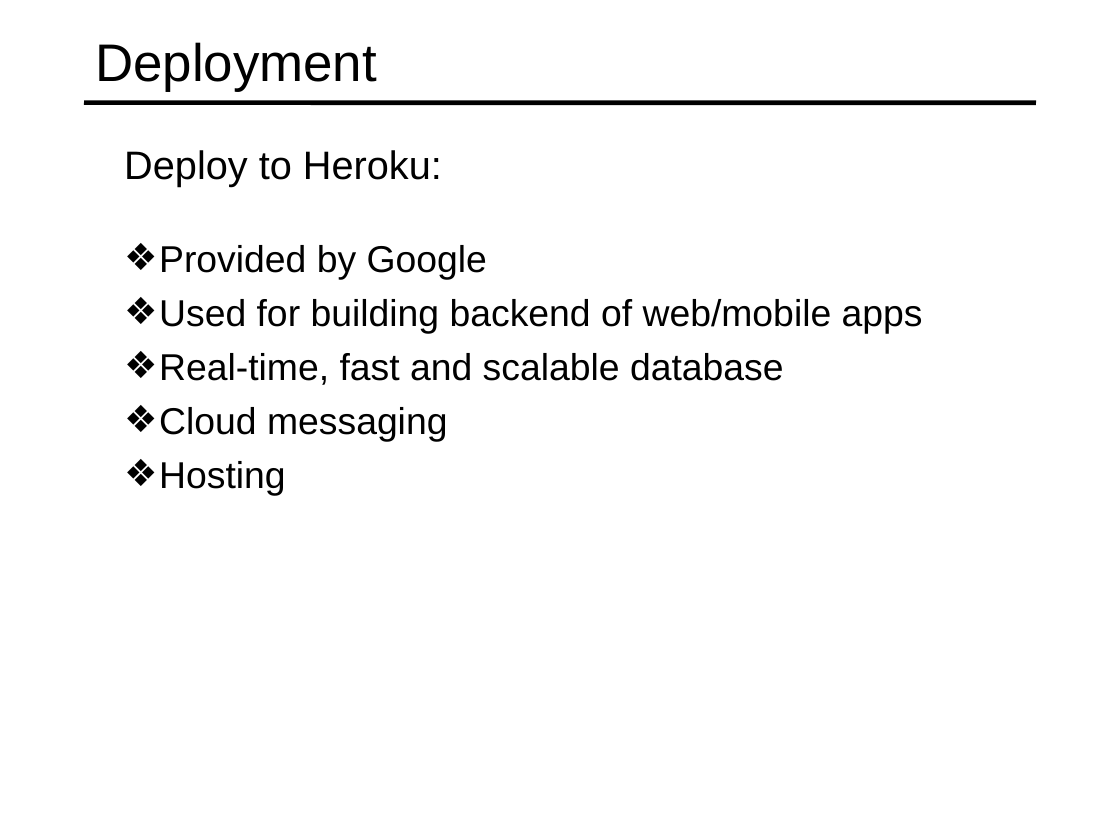
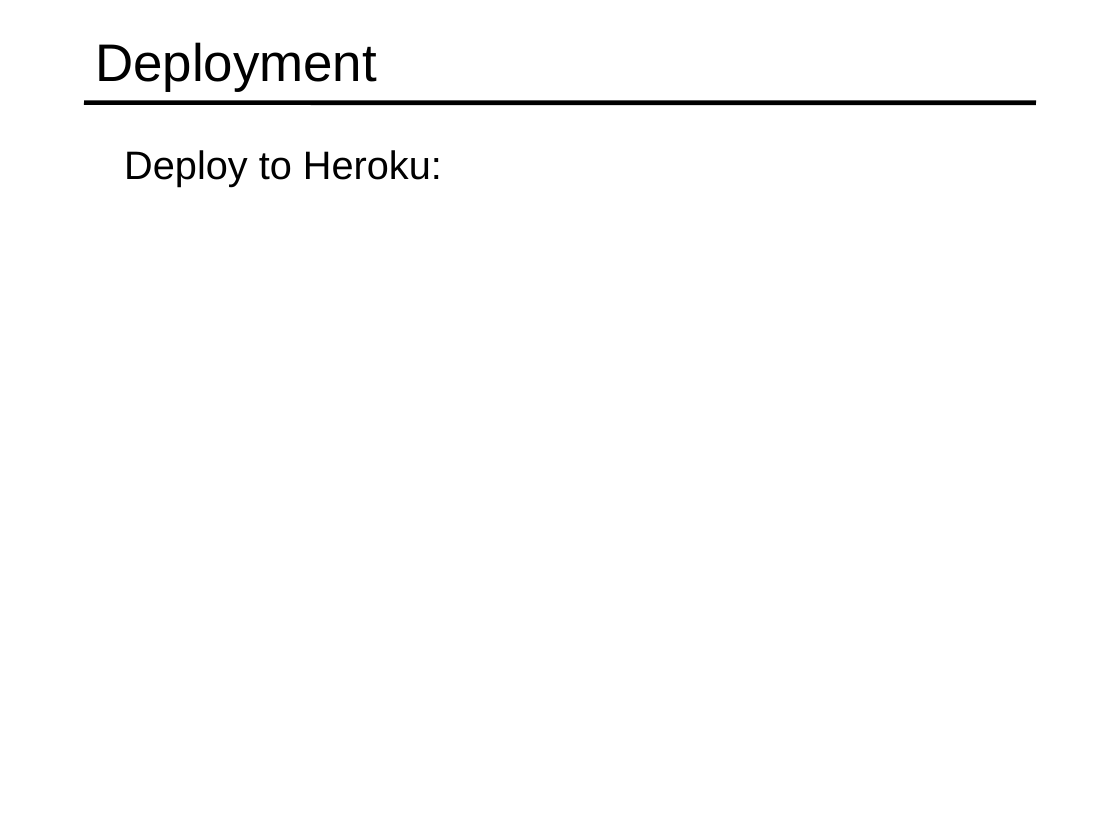
Before and after one commit to specter01wj/Jago_Link_Training, a slide deck: slide 20 of Angular/Angular7/Angular Advanced Course/Essentials/10.Deployment/L10_Deployment.ppt. Drawn at 1120x840 pixels with LibreOffice and Linux fonts; fonts in the diff are those of the drawing. Boxes give left, top, right and bottom in pixels: in the first picture for what was removed or moved away, otherwise in the second. Text is boxed around its words. In the diff, an @@ line names an element or a change of style, - is before the commit and + after.

Commit message:
10/15/2019 v1

```diff
--- a/Angular/Angular7/Angular Advanced Course/Essentials/10.Deployment/L10_Deployment.ppt
+++ b/Angular/Angular7/Angular Advanced Course/Essentials/10.Deployment/L10_Deployment.ppt
@@ text removed at bbox=[159, 245, 923, 496] @@
-  ❖ Provided by Google
-  ❖ Used for building backend of web/mobile apps
-  ❖ Real-time, fast and scalable database
-  ❖ Cloud messaging
-  ❖ Hosting
```
